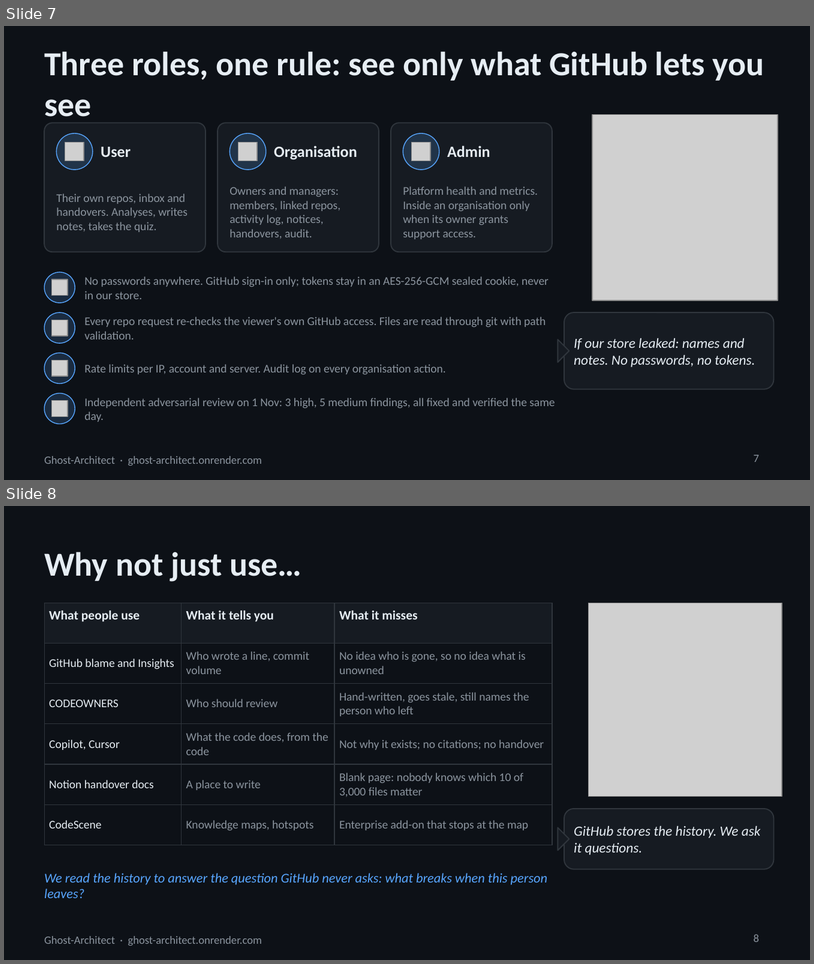
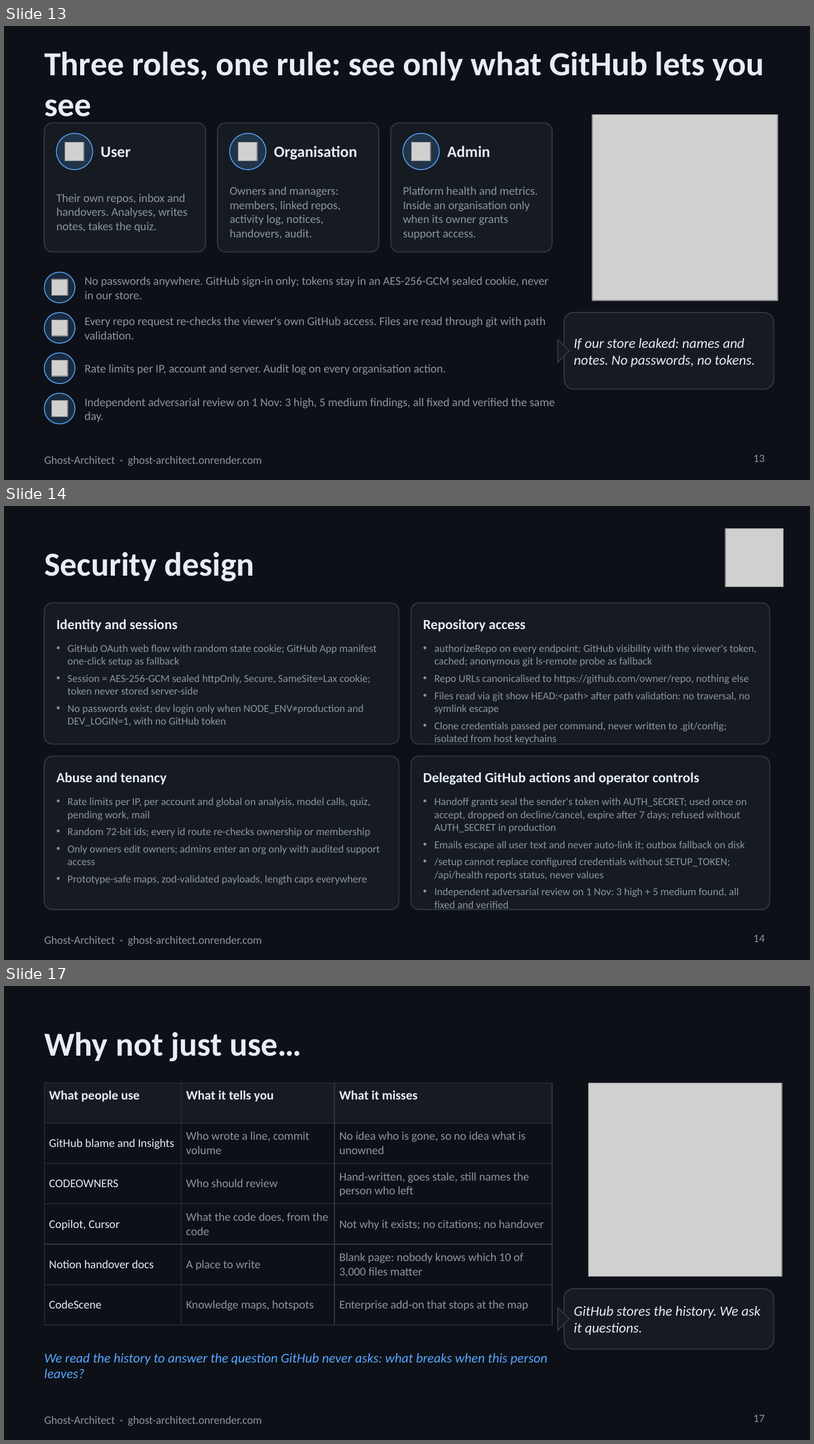
Before and after one commit to yabhinav1/ghost-architect, a slide deck: docs/Ghost-Architect-overview.pptx. Shown one above the other, each under a label of ours: slides 7 and 8 before the commit, slides 13, 14 and 17 after it; the slides between them are not shown. The pictures are 814x964 and 814x1444 pixels, drawn with LibreOffice and Linux fonts; fonts in the diff are those of the drawing; grey boxes stand for pictures. Boxes give left, top, right and bottom in pixels: in the first picture for what was removed or moved away, otherwise in the second. Text is boxed around its words. In the diff, an @@ line names an element or a change of style, - is before the commit and + after.

Commit message:
Deck: 19 slides with architecture, pipeline, explain engine, data model, handover intelligence, permissions matrix, security, email and GitHub actions, deployment and quality

```diff
--- a/docs/Ghost-Architect-overview.pptx
+++ b/docs/Ghost-Architect-overview.pptx
@@ slide 14 added at (4, 506, 810, 960), background #0D1117; not listed: 1 template element that a slide beside it also shows @@
@@ picture added at (726, 529, 784, 586) @@
@@ title added at (44, 552, 255, 582), 30 pt, text #E6EDF3, bold @@
+Security design
@@ rounded rectangle added at (44, 603, 399, 744), fill #161B22, outline #30363D 1 pt @@
@@ rounded rectangle added at (411, 603, 770, 744), fill #161B22, outline #30363D 1 pt @@
@@ text added at (56, 619, 178, 631), 12.5 pt, text #E6EDF3, bold @@
+Identity and sessions
@@ text added at (423, 619, 525, 631), 12.5 pt, text #E6EDF3, bold @@
+Repository access
@@ text added at (68, 645, 377, 726), 9.5 pt, text #8B949E @@
+• GitHub OAuth web flow with random state cookie; GitHub App manifest one-click setup as fallback
+• Session = AES-256-GCM sealed httpOnly, Secure, SameSite=Lax cookie; token never stored server-side
+• No passwords exist; dev login only when NODE_ENV≠production and DEV_LOGIN=1, with no GitHub token
@@ text added at (435, 645, 757, 744), 9.5 pt, text #8B949E @@
+• authorizeRepo on every endpoint: GitHub visibility with the viewer's token, cached; anonymous git ls-remote probe as fallback
+• Repo URLs canonicalised to https://github.com/owner/repo, nothing else
+• Files read via git show HEAD:<path> after path validation: no traversal, no symlink escape
+• Clone credentials passed per command, never written to .git/config; isolated from host keychains
@@ rounded rectangle added at (44, 756, 399, 909), fill #161B22, outline #30363D 1 pt @@
@@ rounded rectangle added at (411, 756, 770, 909), fill #161B22, outline #30363D 1 pt @@
@@ text added at (56, 772, 167, 784), 12.5 pt, text #E6EDF3, bold @@
+Abuse and tenancy
@@ text added at (423, 772, 699, 784), 12.5 pt, text #E6EDF3, bold @@
+Delegated GitHub actions and operator controls
@@ text added at (68, 798, 380, 884), 9.5 pt, text #8B949E @@
+• Rate limits per IP, per account and global on analysis, model calls, quiz, pending work, mail
+• Random 72-bit ids; every id route re-checks ownership or membership
+• Only owners edit owners; admins enter an org only with audited support access
+• Prototype-safe maps, zod-validated payloads, length caps everywhere
@@ text added at (435, 798, 747, 908), 9.5 pt, text #8B949E @@
+• Handoff grants seal the sender's token with AUTH_SECRET; used once on accept, dropped on decline/cancel, expire after 7 days; refused without AUTH_SECRET in production
+• Emails escape all user text and never auto-link it; outbox fallback on disk
+• /setup cannot replace configured credentials without SETUP_TOKEN; /api/health reports status, never values
+• Independent adversarial review on 1 Nov: 3 high + 5 medium found, all fixed and verified
@@ page number added at (754, 934, 765, 942), 10 pt, text #8B949E @@
+14
@@ what was slide 7 is now slide 13 @@
@@ page number at (754, 454, 765, 462): text changed @@
-7
+13
@@ what was slide 8 is now slide 17 @@
@@ page number at (754, 1414, 765, 1422): text changed @@
-8
+17
```
Also in this commit, not shown: 8 other slides added, 1 other file.
